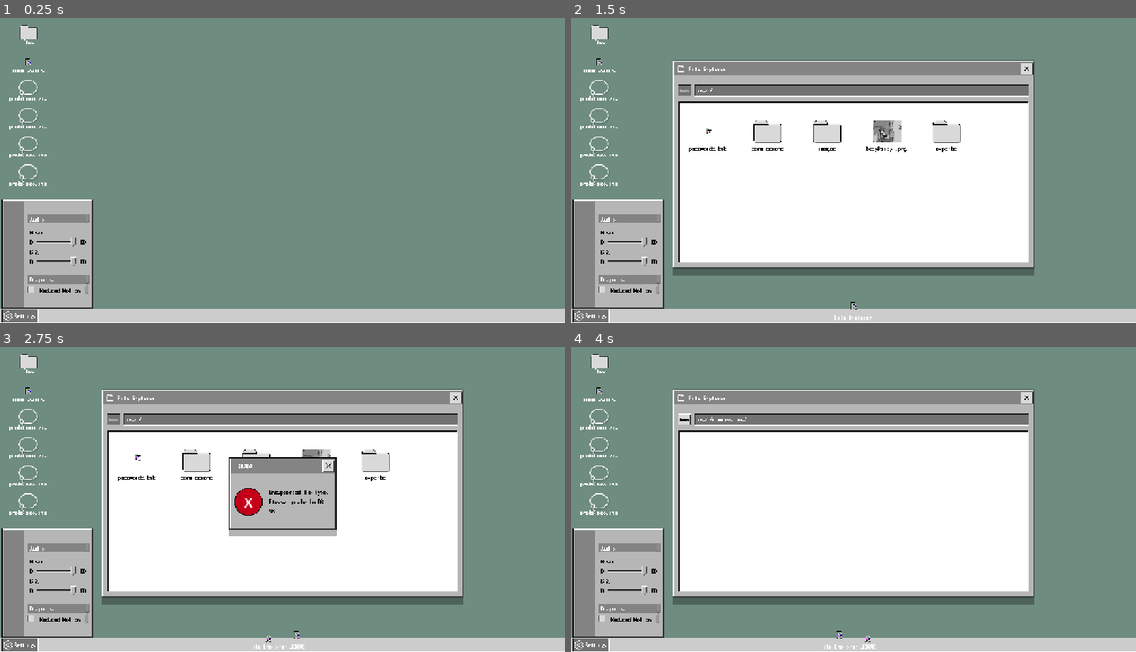
Above: before the commit, frames 1-4 (two rows, left to right).
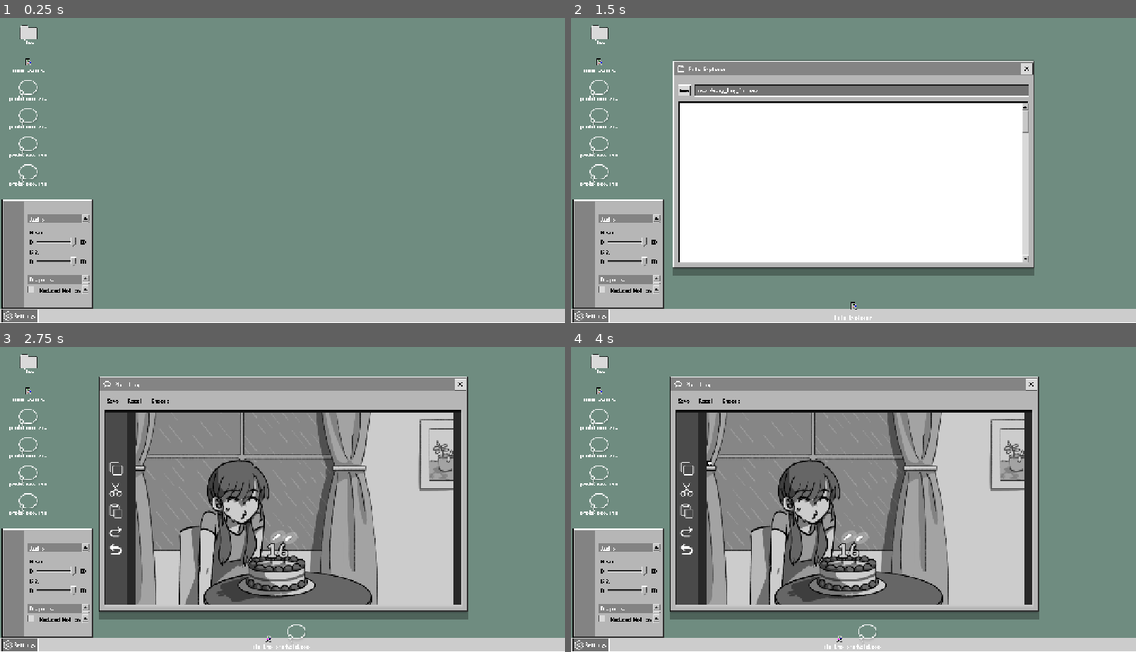
Above: after the commit, the same moments.

Repository: MunnChai/GMTKGameJam2025
Game: Godot game, scene res://game.tscn
The game is run twice, just before and just after one commit, with the same random seed, the same clock (stepped at 60 frames per second) and the same inputs.
Inputs (mouse positions are in pixels of both pictures, inside the frame that each line leads up to):
- Up to frame 1 (0.25 s): no input
- Up to frame 2 (1.5 s): click (599, 33) at 0.52 s; click (706, 191) at 1.25 s, where only the run after the commit has a clickable "very_big_folder"
- Up to frame 3 (2.75 s): click (135, 459) at 2 s, where only the run before the commit has a clickable "passwords.txt"
- Up to frame 4 (4 s): click (768, 459) at 2.75 s, where only the run before the commit has a clickable "commissions"; click (706, 462) at 3.5 s, where only the run after the commit has a clickable "sad_0.png"

The runs differ from the first frame. In frame 1, less than 0.1% of the frame differs, in the area x 14-16%, y 64-91%; in frame 2, 2.3%; in frame 3, 45%; in frame 4, 46%, in the area x 14-83%, y 9-100%.

Commit message:
Scroll scroll bar scroll bar

Diff:
--- a/game/gmtkgamejam2025/apps/commissions_app/commissions_app.tscn
+++ b/game/gmtkgamejam2025/apps/commissions_app/commissions_app.tscn
@@ -1,7 +1,6 @@
-[gd_scene load_steps=6 format=3 uid="uid://ch0ww8kp2820e"]
+[gd_scene load_steps=5 format=3 uid="uid://ch0ww8kp2820e"]
 
 [ext_resource type="Script" uid="uid://b1xwmatdlar7k" path="res://apps/commissions_app/commissions_app.gd" id="1_qmn3t"]
-[ext_resource type="Script" uid="uid://dp4mcnxq4gn30" path="res://apps/commissions_app/commission_stats/commission_stat.gd" id="2_2e8ng"]
 [ext_resource type="Resource" uid="uid://cfn2kqlu7midd" path="res://apps/commissions_app/commission_stats/day_one.tres" id="3_3bsde"]
 [ext_resource type="Resource" uid="uid://dbn28hkhlg18e" path="res://apps/commissions_app/commission_stats/day_two.tres" id="4_3bsde"]
 
@@ -13,10 +12,10 @@
 anchors_preset = 0
 mouse_filter = 1
 script = ExtResource("1_qmn3t")
-commissions = Dictionary[int, ExtResource("2_2e8ng")]({
+commissions = {
 1: ExtResource("3_3bsde"),
 2: ExtResource("4_3bsde")
-})
+}
 
 [node name="PanelContainer" type="PanelContainer" parent="."]
 custom_minimum_size = Vector2(705, 650)
--- a/game/gmtkgamejam2025/apps/file_explorer_app/file_explorer.tscn
+++ b/game/gmtkgamejam2025/apps/file_explorer_app/file_explorer.tscn
@@ -105,17 +105,25 @@
 
 [node name="MarginContainer" type="MarginContainer" parent="VBoxContainer/MarginContainer"]
 layout_mode = 2
+theme_override_constants/margin_left = 1
+theme_override_constants/margin_top = 4
+theme_override_constants/margin_right = 1
+theme_override_constants/margin_bottom = 1
+
+[node name="FileView" type="ScrollContainer" parent="VBoxContainer/MarginContainer/MarginContainer"]
+layout_mode = 2
+size_flags_vertical = 3
+theme = ExtResource("2_led7x")
+horizontal_scroll_mode = 0
+
+[node name="MarginContainer" type="MarginContainer" parent="VBoxContainer/MarginContainer/MarginContainer/FileView"]
+layout_mode = 2
 theme_override_constants/margin_left = 8
 theme_override_constants/margin_top = 8
 theme_override_constants/margin_right = 8
 theme_override_constants/margin_bottom = 8
 
-[node name="FileView" type="ScrollContainer" parent="VBoxContainer/MarginContainer/MarginContainer"]
-layout_mode = 2
-size_flags_vertical = 3
-horizontal_scroll_mode = 0
-
-[node name="FileGrid" type="GridContainer" parent="VBoxContainer/MarginContainer/MarginContainer/FileView"]
+[node name="FileGrid" type="GridContainer" parent="VBoxContainer/MarginContainer/MarginContainer/FileView/MarginContainer"]
 unique_name_in_owner = true
 layout_mode = 2
 size_flags_horizontal = 3
--- a/game/gmtkgamejam2025/apps/file_explorer_app/file_system/file_system.gd
+++ b/game/gmtkgamejam2025/apps/file_explorer_app/file_system/file_system.gd
@@ -41,6 +41,13 @@
 
 	var exports_folder = Folder.new("exports")
 	add_file_node_at("/", exports_folder)
+
+	add_file_node_at("/", Folder.new("very_big_folder"))
+
+	for i in range(100):
+		var new_file = File.create_from_resource(load("res://assets/file_resources/commissions/sad_birthday.tres"))
+		new_file.node_name = "sad_" + str(i) + ".png"
+		add_file_node_at("/very_big_folder", new_file)
 
 func open_file_at(path: String) -> bool:
 	var node: FileNode = parse_path(path)
--- a/game/gmtkgamejam2025/assets/themes/os_95.tres
+++ b/game/gmtkgamejam2025/assets/themes/os_95.tres
@@ -1,8 +1,12 @@
-[gd_resource type="Theme" load_steps=9 format=3 uid="uid://cuqmn3lhjdfe5"]
+[gd_resource type="Theme" load_steps=18 format=3 uid="uid://cuqmn3lhjdfe5"]
 
 [ext_resource type="FontFile" uid="uid://cilb2yb8y16fb" path="res://assets/fonts/dot_gothic_16_regular.ttf" id="1_0bpuq"]
 [ext_resource type="Texture2D" uid="uid://h2nf1rnquruy" path="res://assets/ui/buttons/top_button_clicked.png" id="1_1lgha"]
 [ext_resource type="Texture2D" uid="uid://bc6bm0dc2o6dr" path="res://assets/ui/buttons/basic_button_default.png" id="1_hjl2y"]
+[ext_resource type="Texture2D" uid="uid://c5i1fadfp548j" path="res://assets/ui/scroll_bar/scroll_up_low_res.png" id="3_q3l3v"]
+[ext_resource type="Texture2D" uid="uid://b6unldkg1mxbo" path="res://assets/ui/scroll_bar/scroll_down_low_res.png" id="4_l6nqo"]
+[ext_resource type="Texture2D" uid="uid://chbavdmuiutyi" path="res://assets/ui/scroll_bar/scroll_grabber_low_res.png" id="5_ma75u"]
+[ext_resource type="Texture2D" uid="uid://bgwdgx2ik2wif" path="res://assets/ui/scroll_bar/scroll_bar_low_res.png" id="6_rg1cx"]
 
 [sub_resource type="StyleBoxTexture" id="StyleBoxTexture_3abrm"]
 texture = ExtResource("1_1lgha")
@@ -34,6 +38,33 @@
 texture_margin_right = 4.0
 texture_margin_bottom = 4.0
 
+[sub_resource type="StyleBoxTexture" id="StyleBoxTexture_xpjdk"]
+texture = ExtResource("5_ma75u")
+texture_margin_left = 4.0
+texture_margin_top = 4.0
+texture_margin_right = 4.0
+texture_margin_bottom = 4.0
+
+[sub_resource type="StyleBoxTexture" id="StyleBoxTexture_l6nqo"]
+texture = ExtResource("5_ma75u")
+texture_margin_left = 4.0
+texture_margin_top = 4.0
+texture_margin_right = 4.0
+texture_margin_bottom = 4.0
+
+[sub_resource type="StyleBoxTexture" id="StyleBoxTexture_ma75u"]
+texture = ExtResource("5_ma75u")
+texture_margin_left = 4.0
+texture_margin_top = 4.0
+texture_margin_right = 4.0
+texture_margin_bottom = 4.0
+
+[sub_resource type="StyleBoxTexture" id="StyleBoxTexture_el5nh"]
+texture = ExtResource("6_rg1cx")
+
+[sub_resource type="StyleBoxTexture" id="StyleBoxTexture_rg1cx"]
+texture = ExtResource("6_rg1cx")
+
 [resource]
 default_font = ExtResource("1_0bpuq")
 default_font_size = 13
@@ -52,3 +83,14 @@
 Button/styles/hover = SubResource("StyleBoxTexture_q3l3v")
 Button/styles/normal = SubResource("StyleBoxTexture_1f45t")
 Button/styles/pressed = SubResource("StyleBoxTexture_hjl2y")
+VScrollBar/icons/decrement = ExtResource("3_q3l3v")
+VScrollBar/icons/decrement_highlight = ExtResource("3_q3l3v")
+VScrollBar/icons/decrement_pressed = ExtResource("3_q3l3v")
+VScrollBar/icons/increment = ExtResource("4_l6nqo")
+VScrollBar/icons/increment_highlight = ExtResource("4_l6nqo")
+VScrollBar/icons/increment_pressed = ExtResource("4_l6nqo")
+VScrollBar/styles/grabber = SubResource("StyleBoxTexture_xpjdk")
+VScrollBar/styles/grabber_highlight = SubResource("StyleBoxTexture_l6nqo")
+VScrollBar/styles/grabber_pressed = SubResource("StyleBoxTexture_ma75u")
+VScrollBar/styles/scroll = SubResource("StyleBoxTexture_el5nh")
+VScrollBar/styles/scroll_focus = SubResource("StyleBoxTexture_rg1cx")
Binary file added: game/gmtkgamejam2025/assets/ui/scroll_bar/scroll_bar_low_res.png
Not shown, added: game/gmtkgamejam2025/assets/ui/scroll_bar/scroll_bar_low_res.png.import
Binary file added: game/gmtkgamejam2025/assets/ui/scroll_bar/scroll_down_low_res.png
Not shown, added: game/gmtkgamejam2025/assets/ui/scroll_bar/scroll_down_low_res.png.import
Binary file added: game/gmtkgamejam2025/assets/ui/scroll_bar/scroll_grabber_low_res.png
Not shown, added: game/gmtkgamejam2025/assets/ui/scroll_bar/scroll_grabber_low_res.png.import
Binary file added: game/gmtkgamejam2025/assets/ui/scroll_bar/scroll_up_low_res.png
Not shown, added: game/gmtkgamejam2025/assets/ui/scroll_bar/scroll_up_low_res.png.import
